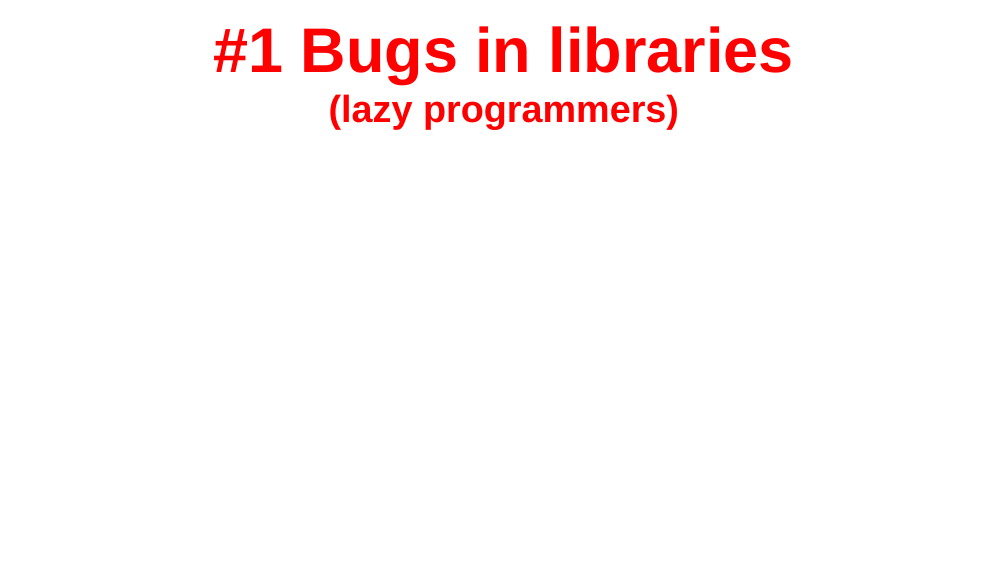
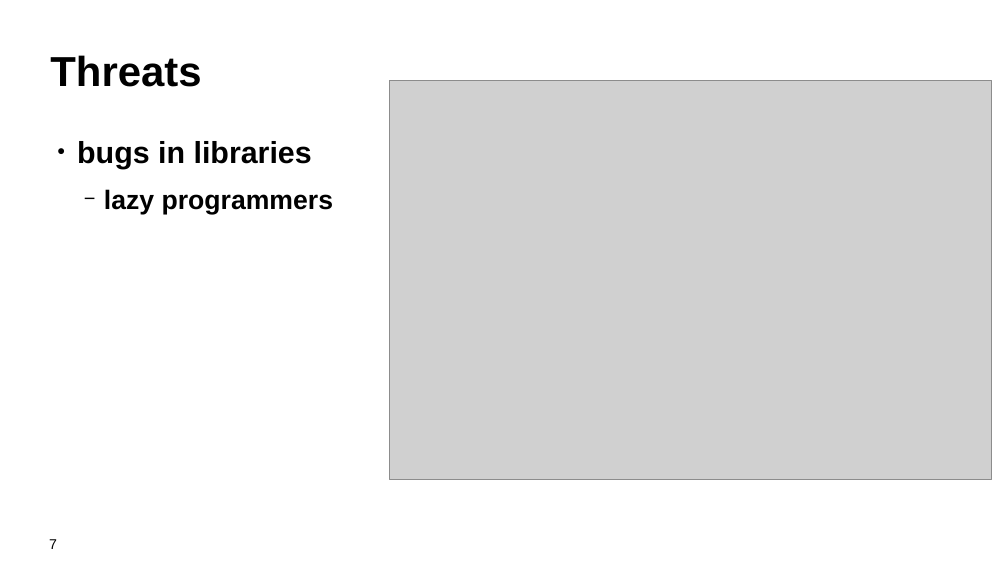
Before and after one commit to kwart/presentations, a slide deck: slide 7 of sec-man-reloaded.odp. Drawn at 1008x567 pixels with LibreOffice and Linux fonts; fonts in the diff are those of the drawing; grey boxes stand for pictures; background and template pictures are left out. Boxes give left, top, right and bottom in pixels: in the first picture for what was removed or moved away, otherwise in the second. Text is boxed around its words. In the diff, an @@ line names an element or a change of style, - is before the commit and + after.

Commit message:
unified style (code examples); threats rework

```diff
--- a/sec-man-reloaded.odp
+++ b/sec-man-reloaded.odp
@@ title added at [50,55,201,87], 53.2 pt, text #000000, bold @@
+Threats
@@ picture added at [389,81,992,480] @@
@@ text "bugs in libraries" at [77,141,333,214]: vertical alignment middle to top @@
@@ text at [77,141,333,214]: text changed; size 80 to 38.6 pt; text colour #FF0000 to #000000 @@
-#1 Bugs in libraries
-(lazy programmers)
+● bugs in libraries
+  − lazy programmers
@@ page number added at [49,539,57,549], 18 pt, text #000000 @@
+7
```
Also in this commit, not shown: 6 other slides changed.
